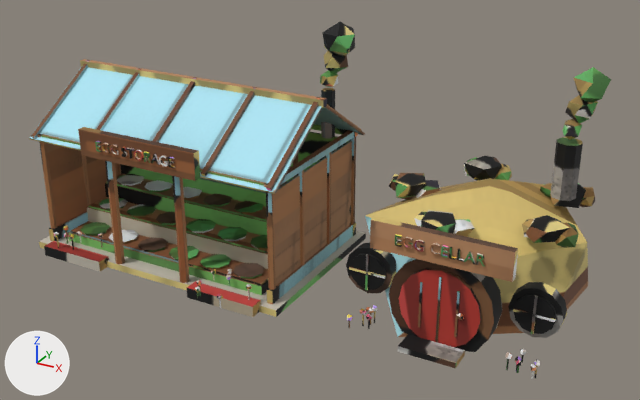
One commit to the FBX model assets/stations/home_cellar_2.fbx: the scene before it, then after it.
The view is the same before and after, from a 50 mm lens placed at (14.7, -43.5, 30.5), pointed at (-10.1, 1.6, 8.0). Arrows for +X, +Y and +Z are at lower left; the lights stay in place. The older version comes first.

In view in the first picture: 'home_cellar_2_body', 'home_cellar_2_body_glow'.
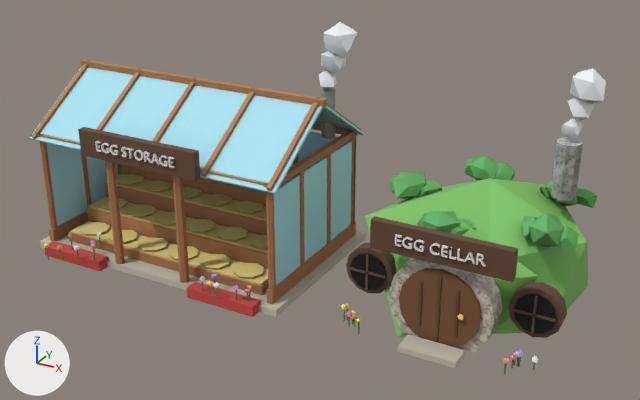
What differs and where, as boxes (x1, y1, x2, y2) in the pictures (640 x 400 px; the box of a moved part takes in the faces that stretch with it):
'home_cellar_2_body', reshaped: before (29, 22, 611, 379); after (29, 22, 606, 375)
part 1 of me_home_cellar_2_body, moved or reshaped: before (362, 314, 364, 326); after (358, 323, 360, 334)
part 2 of me_home_cellar_2_body, moved or reshaped: before (366, 314, 372, 320); after (355, 318, 362, 323)
part 3 of me_home_cellar_2_body, moved or reshaped: before (347, 314, 353, 321); after (347, 311, 352, 317)
part 4 of me_home_cellar_2_body, moved or reshaped: before (360, 309, 366, 315); after (352, 314, 357, 320)
part 5 of me_home_cellar_2_body, moved or reshaped: before (372, 305, 378, 311); after (341, 304, 347, 309)
part 6 of me_home_cellar_2_body, moved or reshaped (not visible afterwards): before (520, 348, 527, 355)
part 7 of me_home_cellar_2_body, moved or reshaped: before (506, 359, 509, 371); after (504, 364, 506, 375)
part 8 of me_home_cellar_2_body, moved or reshaped: before (506, 352, 512, 359); after (503, 358, 509, 364)
part 9 of me_home_cellar_2_body, moved or reshaped: before (515, 356, 521, 362); after (509, 355, 516, 361)
part 10 of me_home_cellar_2_body, moved or reshaped: before (516, 360, 522, 366); after (518, 349, 523, 357)
part 11 of me_home_cellar_2_body, moved or reshaped: before (530, 364, 537, 371); after (515, 351, 521, 358)
part 12 of me_home_cellar_2_body, moved or reshaped: before (534, 359, 540, 366); after (531, 356, 538, 363)
part 13 of me_home_cellar_2_body, deleted: before (63, 226, 538, 378)
part 14 of me_home_cellar_2_body, moved or reshaped: before (389, 67, 611, 320); after (390, 68, 606, 325)
part 15 of me_home_cellar_2_body, built on: before (246, 284, 252, 300); after (200, 274, 252, 301)
part 16 of me_home_cellar_2_body, built on: before (72, 233, 103, 250); after (44, 232, 101, 260)
part 17 of me_home_cellar_2_body, moved or reshaped: before (320, 22, 355, 87); after (319, 22, 357, 89)
part 18 of me_home_cellar_2_body, surface changed: (29, 22, 588, 368) in both

The change, as a diff of the scene's bpy script:
```diff
--- a/assets/stations/home_cellar_2.fbx.py
+++ b/assets/stations/home_cellar_2.fbx.py
@@ me_home_cellar_2_body @@
 # used by ob_home_cellar_2_body; location = (0.0, 0.0, 0.0)
-me_home_cellar_2_body.from_pydata(...)  # 4126 vertices, 5146 faces; spans x -28.5..6.4, y -6.8..10.6, z 0.0..18.5
+me_home_cellar_2_body.from_pydata(...)  # 4138 vertices, 5166 faces; spans x -28.5..6.4, y -7.1..10.6, z 0.0..18.5
+# me_home_cellar_2_body part 1: the loose piece of 8 vertices spanning x -4.6..-4.5, y -3.4..-3.3, z 3.1..3.9 is moved by (0.1, -0.8, -0.1)
+# me_home_cellar_2_body part 2: the loose piece of 12 vertices spanning x -4.3..-4.0, y -3.7..-3.3, z 3.7..4.0 is moved by (-0.3, -0.7, 0.1)
+# me_home_cellar_2_body part 3: the loose piece of 12 vertices spanning x -5.3..-5.0, y -4.2..-3.8, z 3.6..4.0 is moved by (-0.1, 0.3, 0.1)
+# me_home_cellar_2_body part 4: the loose piece of 12 vertices spanning x -4.8..-4.4, y -3.6..-3.2, z 3.9..4.2 is moved by (-0.4, -0.2, -0.3)
+# me_home_cellar_2_body part 5: the loose piece of 12 vertices spanning x -4.3..-4.0, y -2.9..-2.6, z 3.9..4.2 is moved by (-1.7, -0.6, 0.0)
+# me_home_cellar_2_body part 6: the loose piece of 12 vertices spanning x 4.5..4.9, y -2.7..-2.4, z 3.6..4.0 is moved by (-0.3, -0.5, 0.0)
+# me_home_cellar_2_body part 7: the loose piece of 8 vertices spanning x 4.1..4.2, y -3.7..-3.6, z 3.1..3.9 is moved by (0.0, -0.5, 0.0)
+# me_home_cellar_2_body part 8: the loose piece of 12 vertices spanning x 4.0..4.4, y -3.8..-3.5, z 3.8..4.2 is moved by (0.0, -0.5, 0.0)
+# me_home_cellar_2_body part 9: the loose piece of 12 vertices spanning x 4.5..4.9, y -3.7..-3.4, z 3.6..4.1 is moved by (-0.3, 0.3, -0.1)
+# me_home_cellar_2_body part 10: the loose piece of 12 vertices spanning x 4.6..4.9, y -3.8..-3.4, z 3.5..3.9 is moved by (-0.1, 0.6, 0.2)
+# me_home_cellar_2_body part 11: the loose piece of 12 vertices spanning x 5.4..5.7, y -4.0..-3.6, z 3.6..3.9 is moved by (-1.0, 0.8, 0.0)
+# me_home_cellar_2_body part 12: the loose piece of 12 vertices spanning x 5.6..5.9, y -3.8..-3.5, z 3.8..4.2 is moved by (-0.3, 0.7, -0.3)
+# me_home_cellar_2_body part 13: 17 loose pieces with 172 vertices, spanning x -26.7..5.8, y -6.8..-3.4, z 3.1..4.9, are deleted
+# me_home_cellar_2_body part 14: 42 vertices moved from x -5.7..6.0, y -3.9..9.8, z 5.6..9.8 to x -5.8..6.0, y -3.9..9.6, z 5.5..9.7; 133 vertices removed from x -6.6..5.9, y -2.0..10.0, z 8.2..17.1; 145 vertices added at x -6.5..5.8, y -2.6..9.8, z 1.5..17.1
+# me_home_cellar_2_body part 15: 2 vertices moved within x -11.4, y -5.0, z 3.8..4.5; 15 vertices removed from x -11.5..-11.2, y -5.2..-4.9, z 3.8..4.8; 135 vertices added at x -14.5..-11.2, y -6.0..-4.6, z 3.8..4.9
+# me_home_cellar_2_body part 16: 2 vertices moved within x -23.8, y -4.0..-3.9, z 3.8..4.5; 25 vertices removed from x -25.3..-23.6, y -5.1..-3.7, z 3.8..4.8; 77 vertices added at x -25.8..-22.8, y -7.1..-3.8, z 3.8..5.0
+# me_home_cellar_2_body part 17: 7 vertices moved from x -11.5..-9.8, y 4.5..6.5, z 14.4..17.9 to x -11.7..-9.6, y 4.5..6.4, z 14.4..17.9; 20 vertices removed from x -12.0..-10.4, y 4.6..6.0, z 14.2..17.1; 20 vertices added at x -12.2..-10.5, y 4.5..6.1, z 14.1..16.8
+# me_home_cellar_2_body part 18: 4047 kept faces spanning x -28.5..6.4, y -5.6..10.6, z 0.0..18.5 get new texture (UV) coordinates
+# other edits to the shape of me_home_cellar_2_body do not show in these pictures
 me_home_cellar_2_body.materials.append(mat_home_cellar_2_baked)
```
